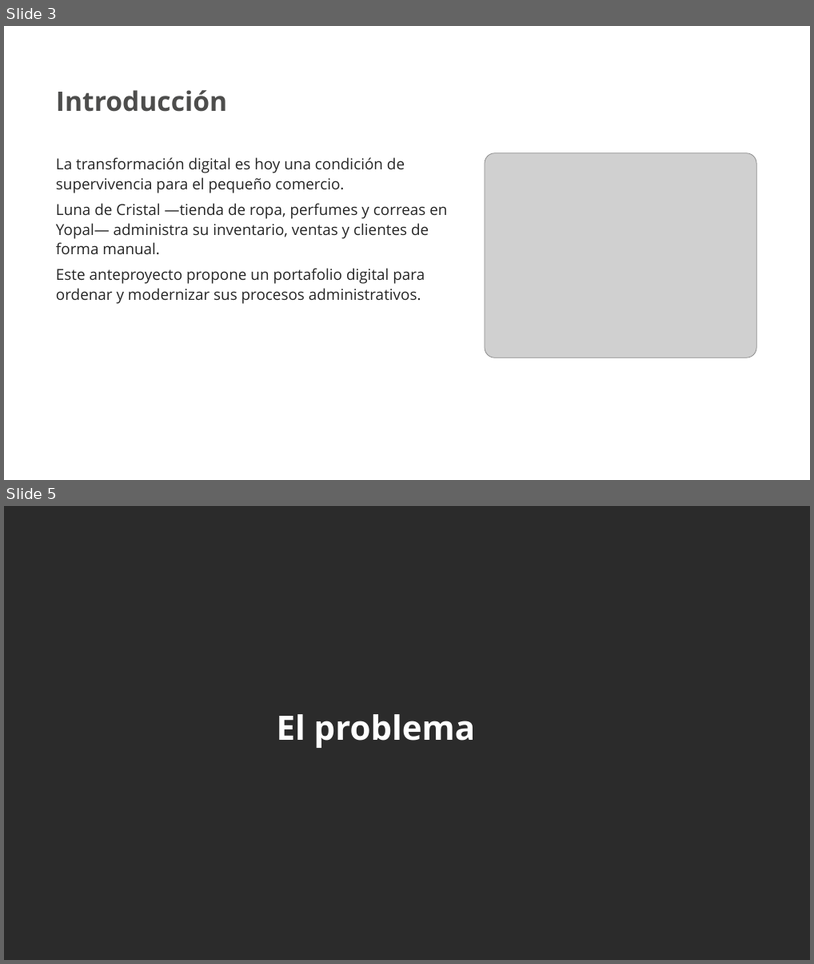
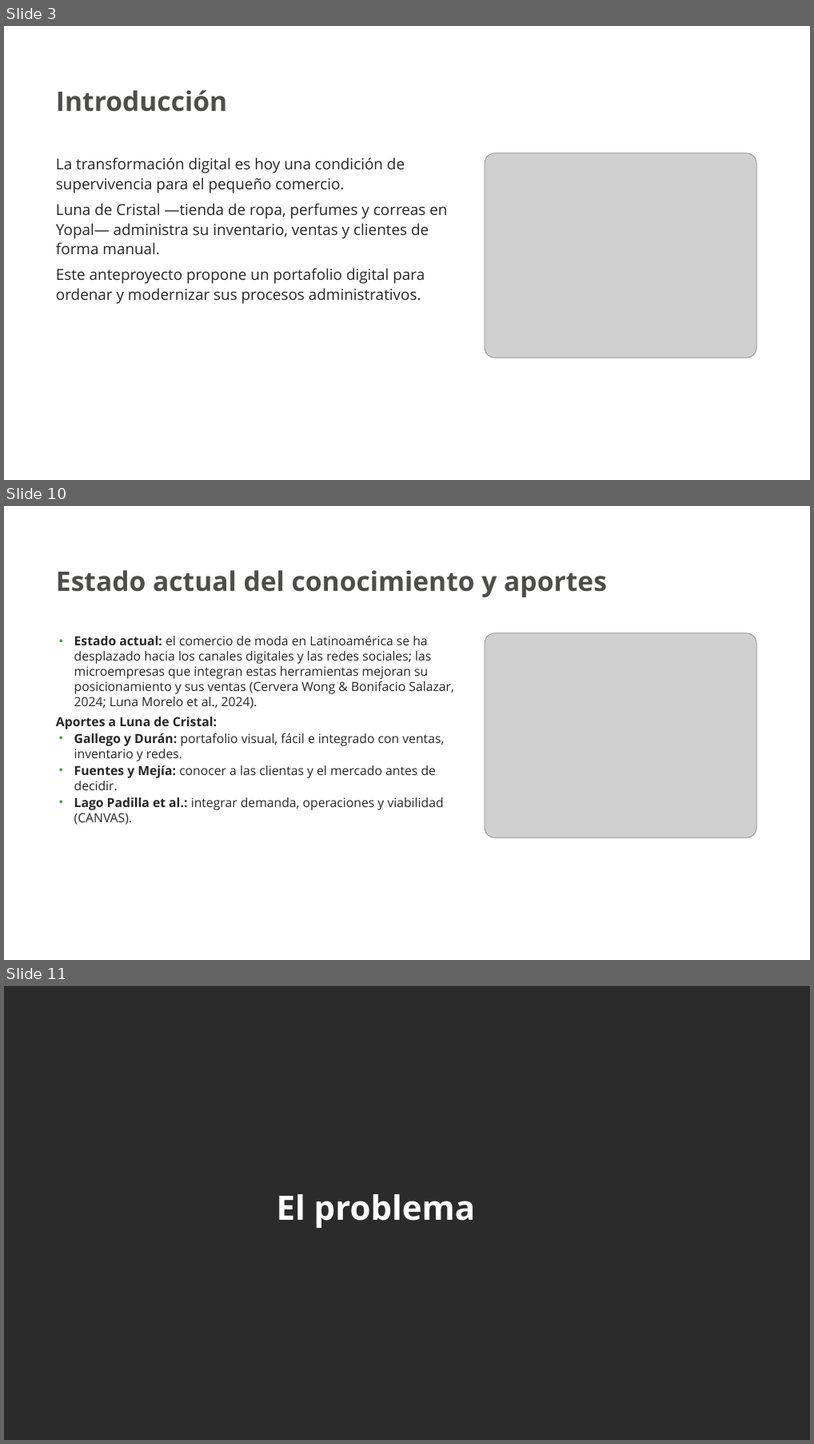
Before and after one commit to nayraclaud-glitch/Trabjo-De-eEstudio, a slide deck: Luna_de_Cristal_Presentacion_SENA.pptx. Shown one above the other, each under a label of ours: slides 3 and 5 before the commit, slides 3, 10 and 11 after it; the slides between them are not shown. The pictures are 814x964 and 814x1444 pixels, drawn with LibreOffice and Linux fonts; fonts in the diff are those of the drawing; grey boxes stand for pictures; background and template pictures are left out; a plain dark background stands for a picture behind light text. Boxes give left, top, right and bottom in pixels: in the first picture for what was removed or moved away, otherwise in the second. Text is boxed around its words. In the diff, an @@ line names an element or a change of style, - is before the commit and + after.

```diff
--- a/Luna_de_Cristal_Presentacion_SENA.pptx
+++ b/Luna_de_Cristal_Presentacion_SENA.pptx
@@ slide 10 added at (4, 506, 810, 960), background picture (left out) @@
@@ text added at (56, 570, 607, 597), 32 pt, text #4D4D4C, bold @@
+Estado actual del conocimiento y aportes
@@ text added at (56, 636, 454, 824), 15 pt, text #262626 @@
+• Estado actual: el comercio de moda en Latinoamérica se ha desplazado hacia los canales digitales y las redes sociales; las microempresas que integran estas herramientas mejoran su posicionamiento y sus ventas (Cervera Wong & Bonifacio Salazar, 2024; Luna Morelo et al., 2024).
+Aportes a Luna de Cristal:
+• Gallego y Durán: portafolio visual, fácil e integrado con ventas, inventario y redes.
+• Fuentes y Mejía: conocer a las clientas y el mercado antes de decidir.
+• Lago Padilla et al.: integrar demanda, operaciones y viabilidad (CANVAS).
@@ picture added at (485, 633, 757, 837) @@
@@ what was slide 5 is now slide 11 @@
```
Also in this commit, not shown: 2 slides changed, 7 other slides added.
